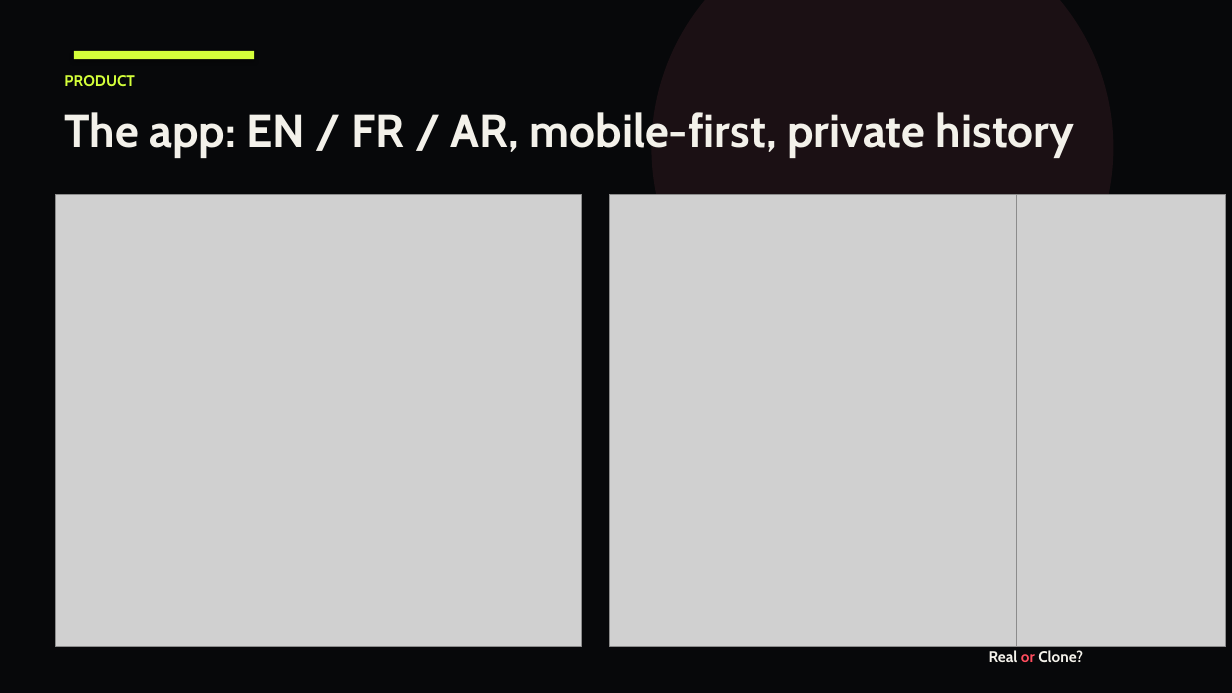
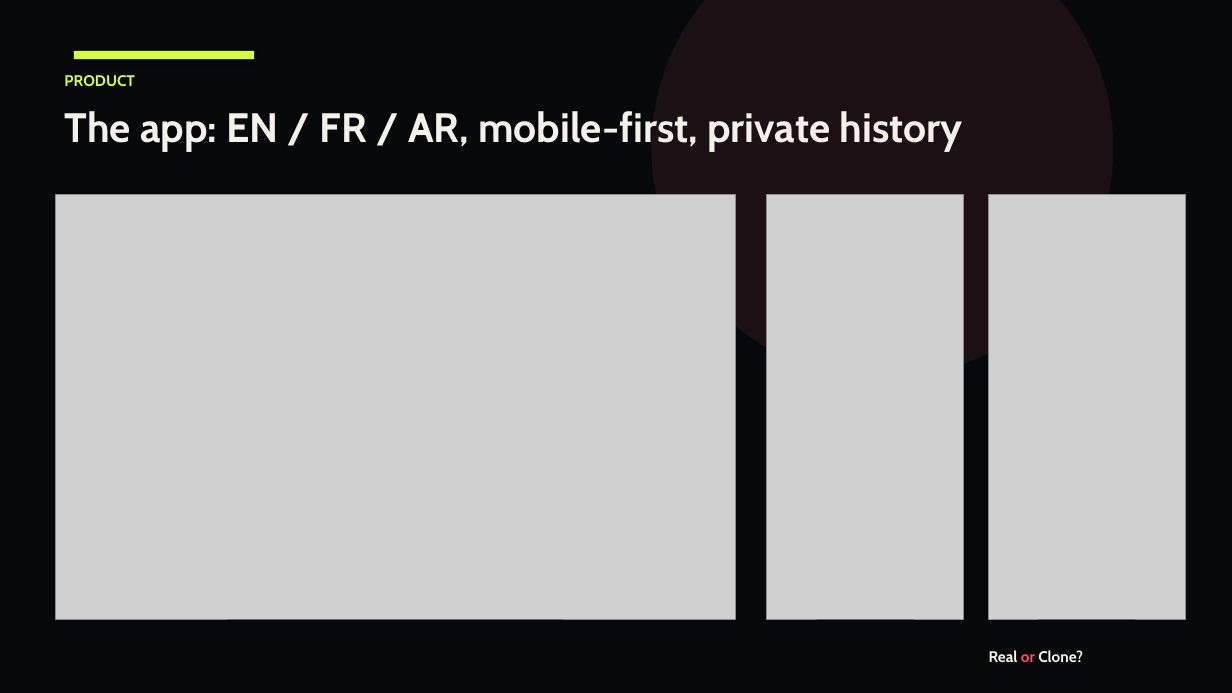
Before and after one commit to ilyasdaoudrma/real-or-clone, a slide deck: slide 8 of docs/Real-or-Clone.pptx. Drawn at 1232x693 pixels with LibreOffice and Linux fonts; fonts in the diff are those of the drawing; grey boxes stand for pictures. Boxes give left, top, right and bottom in pixels: in the first picture for what was removed or moved away, otherwise in the second. Text is boxed around its words. In the diff, an @@ line names an element or a change of style, - is before the commit and + after.

```diff
--- a/docs/Real-or-Clone.pptx
+++ b/docs/Real-or-Clone.pptx
@@ text "The app: EN / FR ..." at (x1=64, y1=111, x2=963, y2=152): size 36 to 32 pt @@
@@ picture resized from (x1=55, y1=194, x2=581, y2=647) to (x1=55, y1=194, x2=736, y2=619) @@
@@ picture resized from (x1=610, y1=194, x2=1155, y2=647) to (x1=767, y1=194, x2=964, y2=619) @@
@@ picture resized from (x1=1017, y1=194, x2=1226, y2=647) to (x1=989, y1=194, x2=1186, y2=619) @@
```
Also in this commit, not shown: 8 other slides changed, 9 other files.
